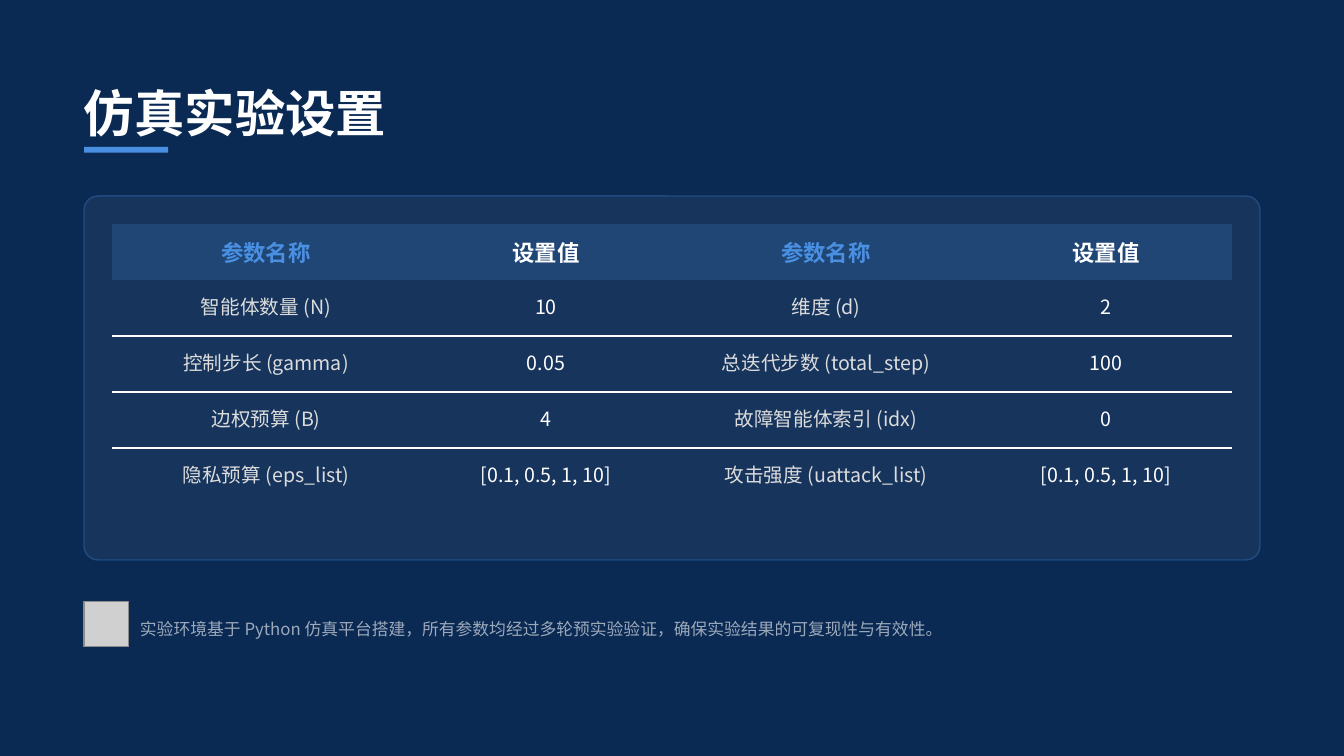
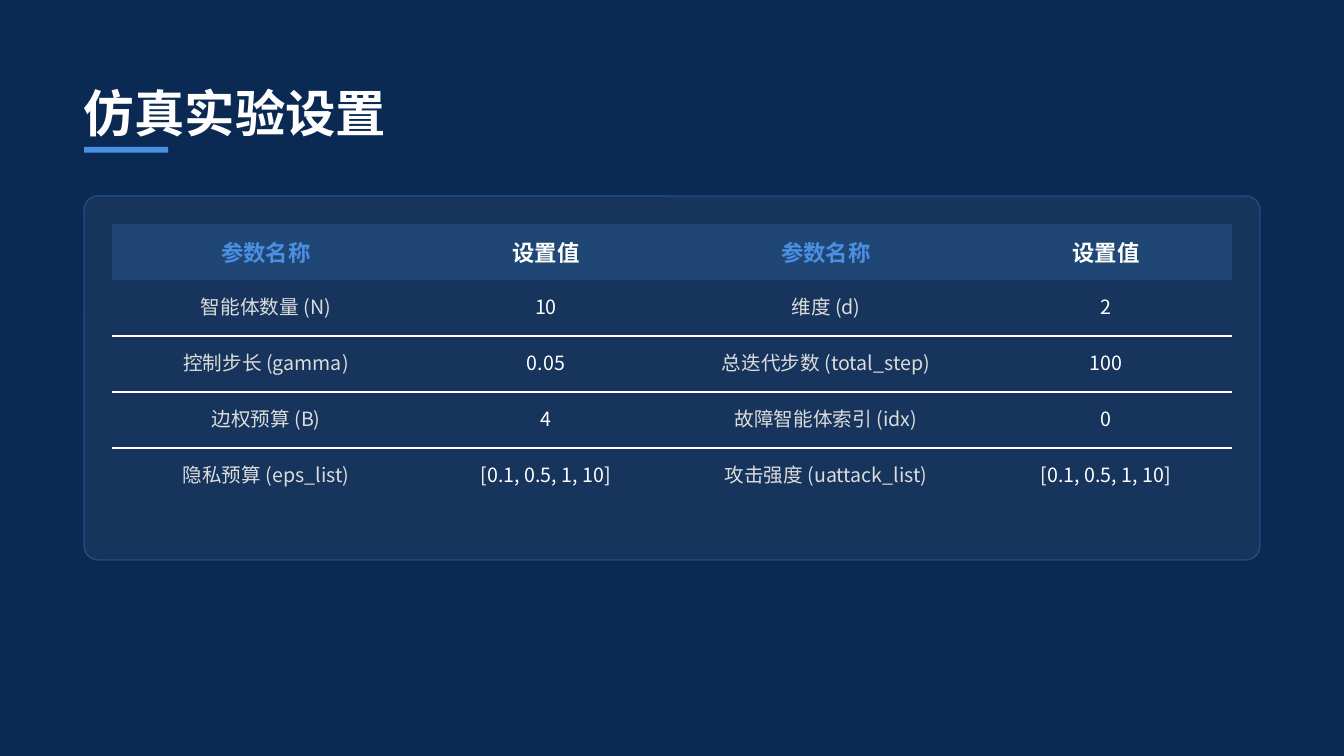
Before and after one commit to TWB0703/QGSpring, a slide deck: slide 7 of qg中期考核/项目文件/差分隐私编队控制项目复现报告.pptx. Drawn at 1344x756 pixels with LibreOffice and Linux fonts; fonts in the diff are those of the drawing; grey boxes stand for pictures; background and template pictures are left out. Boxes give left, top, right and bottom in pixels: in the first picture for what was removed or moved away, otherwise in the second. Text is boxed around its words. In the diff, an @@ line names an element or a change of style, - is before the commit and + after.

```diff
--- a/qg中期考核/项目文件/差分隐私编队控制项目复现报告.pptx
+++ b/qg中期考核/项目文件/差分隐私编队控制项目复现报告.pptx
@@ picture removed at <box>84,602,128,646</box> @@
@@ text removed at <box>140,621,943,639</box> @@
-实验环境基于 Python 仿真平台搭建，所有参数均经过多轮预实验验证，确保实验结果的可复现性与有效性。
```
Also in this commit, not shown: 3 other slides changed, 1 other file.
